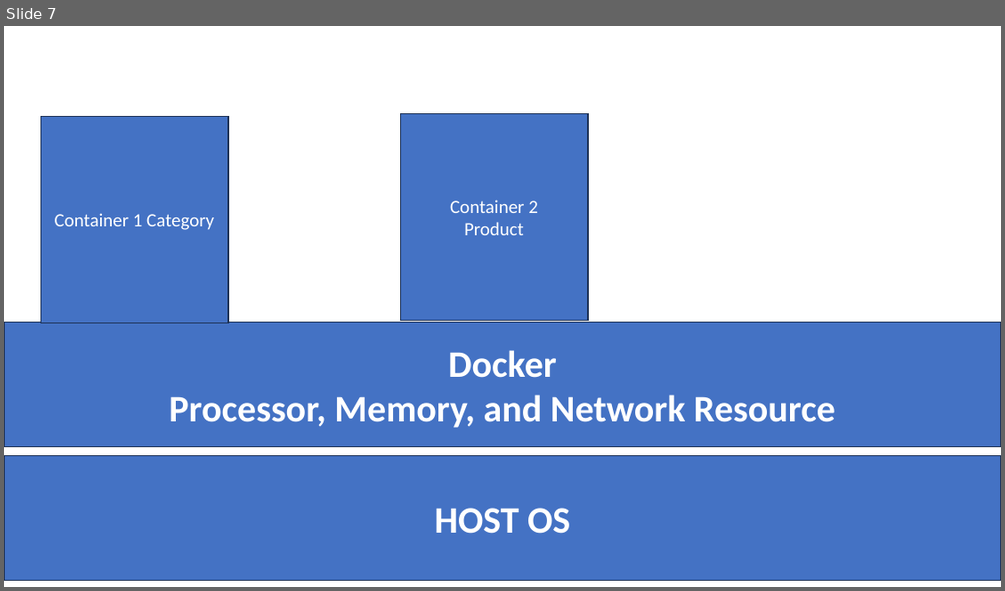
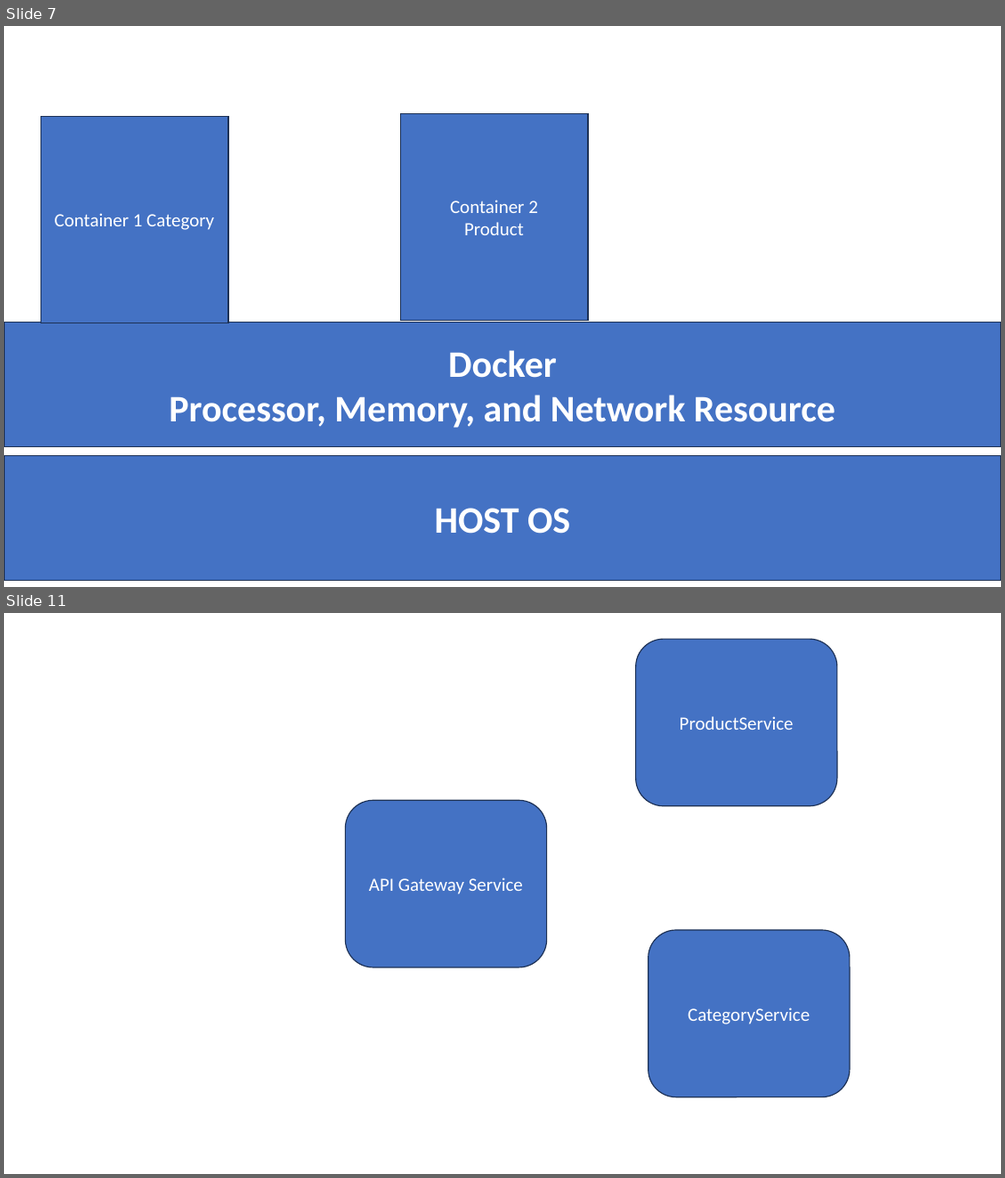
Before and after one commit to maheshsabnis/Spot_Apps, a slide deck: TRaiing_Images.pptx. Shown one above the other, each under a label of ours: slide 7 before the commit, slides 7 and 11 after it; the slides between them are not shown. The pictures are 1005x591 and 1005x1178 pixels, drawn with LibreOffice and Linux fonts; fonts in the diff are those of the drawing. Boxes give left, top, right and bottom in pixels: in the first picture for what was removed or moved away, otherwise in the second. Text is boxed around its words. In the diff, an @@ line names an element or a change of style, - is before the commit and + after.

```diff
--- a/TRaiing_Images.pptx
+++ b/TRaiing_Images.pptx
@@ slide 11 added at box(4, 613, 1001, 1174), background #FFFFFF @@
@@ rounded rectangle added at box(636, 639, 837, 806), fill #4472C4, outline #1E3256 1 pt, 18 pt, text #FFFFFF @@
+ProductService
@@ rounded rectangle added at box(345, 800, 546, 966), fill #4472C4, outline #1E3256 1 pt, 18 pt, text #FFFFFF @@
+API Gateway Service
@@ rounded rectangle added at box(648, 930, 850, 1097), fill #4472C4, outline #1E3256 1 pt, 18 pt, text #FFFFFF @@
+CategoryService
```
Also in this commit, not shown: 3 other slides added, 15 other files.
